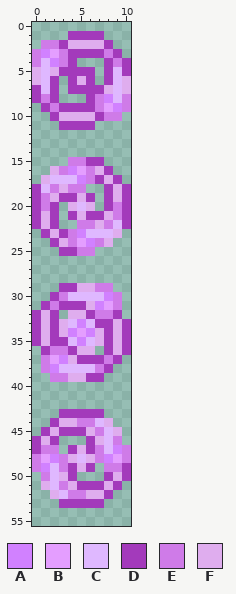
Edited in one commit: pixel-art sprite (Items/VoidSoul.png). Above is the file before it was changed.
The file is 22x112 pixels, drawn in blocks of 2x2; one block is one cell here.
Palette (. is transparent): A #d181ff  B #e49eff  C #dfb8ff  D #a33abb  E #cf7be8  F #dfadee
Pixels before, first column x 0:
 1 ....DDDD...
 2 .EEDFFFFD..
 3 EABEDDDDED.
 4 ECAED...DED
 5 FCFDDDD.DCD
 6 FCD.DFD.DCF
 7 DCD.DDDDFCF
 8 DED...DEACE
 9 .DEDDDDEBAE
10 ..DFFFFDEE.
11 ...DDDD....
12 ...........
13 ...........
14 ...........
15 ....EEDD...
16 ..FEABEFD..
17 .FCCCAEDFD.
18 DCEFEE..DFD
19 DEFDDFD.DFD
20 DED.FCF.DED
21 DFD.DFDDFED
22 DFD..EEFECD
23 .DFDEACCCF.
24 ..DFEBAEF..
25 ...DDEE....
26 ...........
27 ...........
28 ...........
29 ...DDFFEE..
30 ..DECCCCAE.
31 .DEDDDFABE.
32 DFD.FFDEED.
33 DFDFCACDDFD
34 DFDFABAFDFD
35 DFDDCACFDFD
36 .DEEDFF.DFD
37 .EBAFDDDED.
38 .EACCCCED..
39 ..EEFFDD...
40 ...........
41 ...........
42 ...........
43 ...DDDDD...
44 ..DFFEECF..
45 .DFDDDFECF.
46 DFD...DFCE.
47 DEE.DFDECAE
48 EBAEFCFEABE
49 EACEDFD.EED
50 .ECFD...DFD
51 .FCEFDDDFD.
52 ..FCEEFFD..
53 ...DDDDD...
And afterwards:
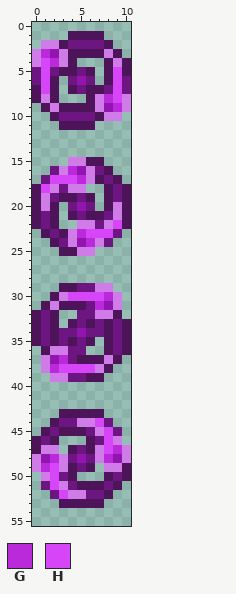
Colours new in this view: G #ba2adb  H #d645f7
Changes in this commit:
colour B: #e49eff -> #9315b0
colour D: #a33abb -> #4d145a
colour F: #dfadee -> #6d1581
Changed rows in their new state; - is a pixel that keeps its letter.
first column x 1:
 3 G--------
 4 HG-------
 5 H---F---H
 6 H--FBF--H
 7 H---F---H
 8 -------GH
 9 --------G
first column x 1:
16 ---G-----
17 -HHHG----
18 H--------
20 ----B----
22 --------H
23 ----GHHH-
24 -----G---
first column x 2:
30 --HHHHG
31 -----G-
32 --.-F--
33 -.DFDF-
34 --F-F--
35 -FDFD.-
36 --F-.--
37 -G-----
38 GHHHH--
first column x 1:
44 ------H--
45 -------H-
46 -------H-
47 -------HG
48 -G--B--G-
49 GH-------
50 -H-------
51 -H-------
52 --H------
